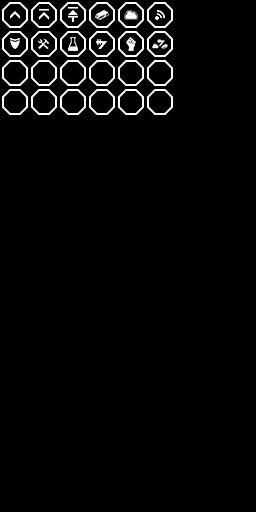
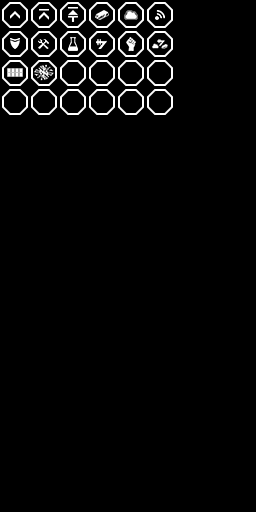
Layered file, before and after one edit (w=256, h=512). Changes by layer:
added layer "Layer 15" in group "Imperial Command Center" over left=7, top=68, right=23, bottom=77
added layer "Layer 16" in group "Galaxy Gun" over left=34, top=64, right=54, bottom=81
